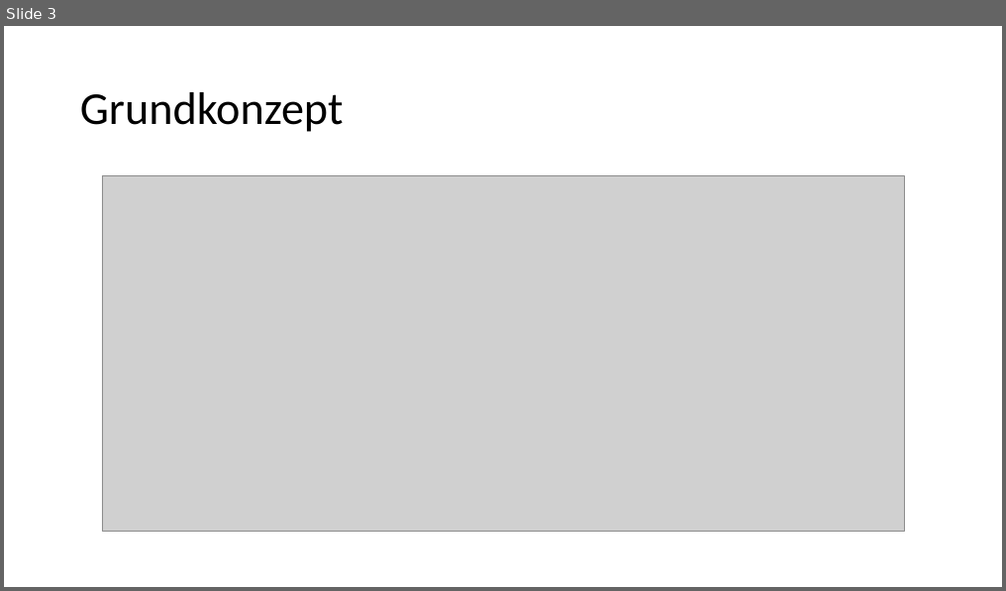
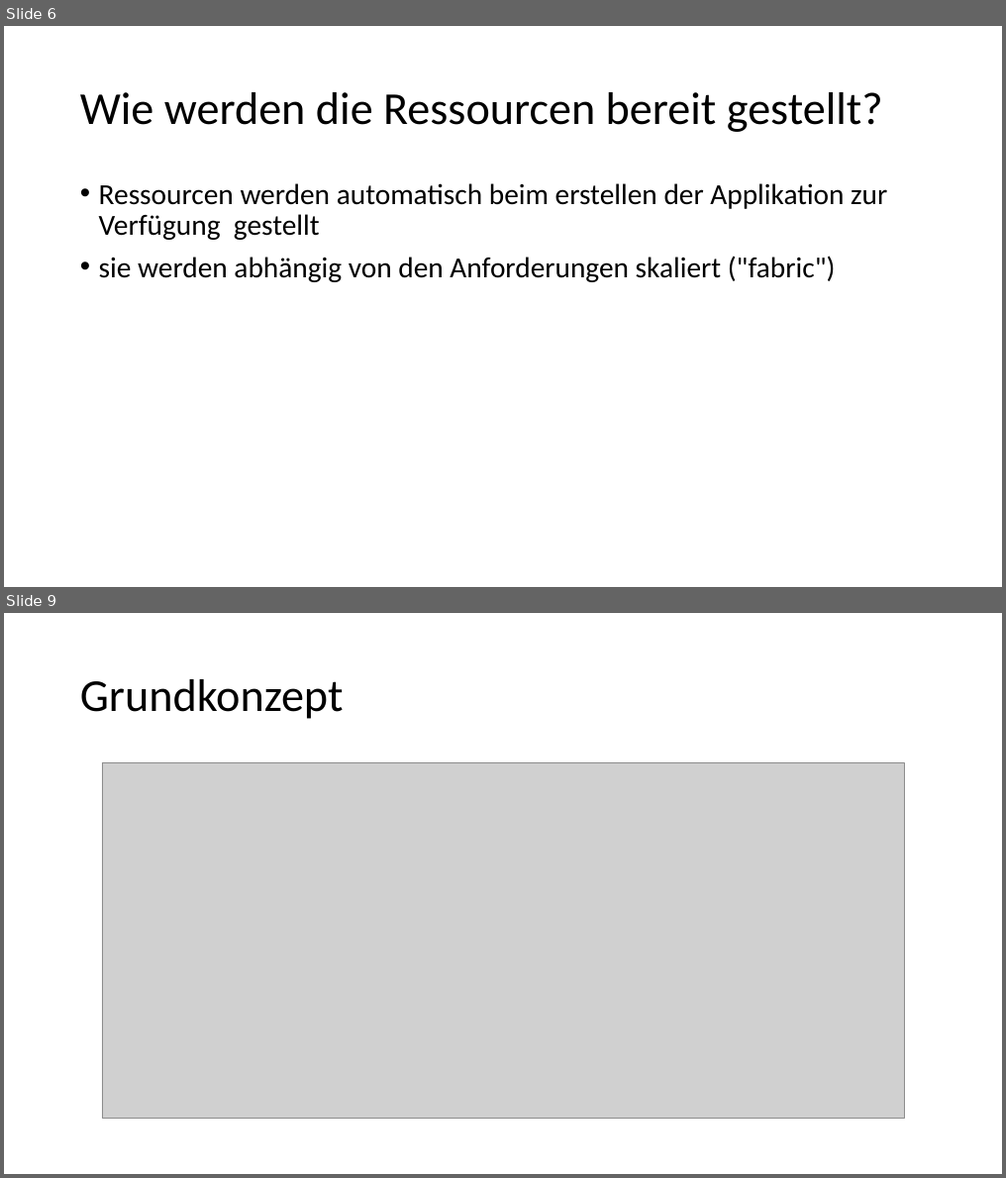
Before and after one commit to Philwi/HTWDresdenIMBeleg, a slide deck: FaaS.pptx. Shown one above the other, each under a label of ours: slide 3 before the commit, slides 6 and 9 after it; the slides between them are not shown. The pictures are 1006x591 and 1006x1178 pixels, drawn with LibreOffice and Linux fonts; fonts in the diff are those of the drawing; grey boxes stand for pictures. Boxes give left, top, right and bottom in pixels: in the first picture for what was removed or moved away, otherwise in the second. Text is boxed around its words. In the diff, an @@ line names an element or a change of style, - is before the commit and + after.

```diff
--- a/FaaS.pptx
+++ b/FaaS.pptx
@@ slide 6 added at <box>4,26,1002,587</box>, background #FFFFFF @@
@@ title added at <box>80,92,883,132</box>, 44 pt, text #000000 @@
+Wie werden die Ressourcen bereit gestellt?
@@ text added at <box>99,183,887,282</box>, 28 pt, text #000000 @@
+• Ressourcen werden automatisch beim erstellen der Applikation zur Verfügung gestellt
+• sie werden abhängig von den Anforderungen skaliert ("fabric")
@@ what was slide 3 is now slide 9 @@
```
Also in this commit, not shown: 1 slide changed, 8 other slides added, 1 slide removed.
